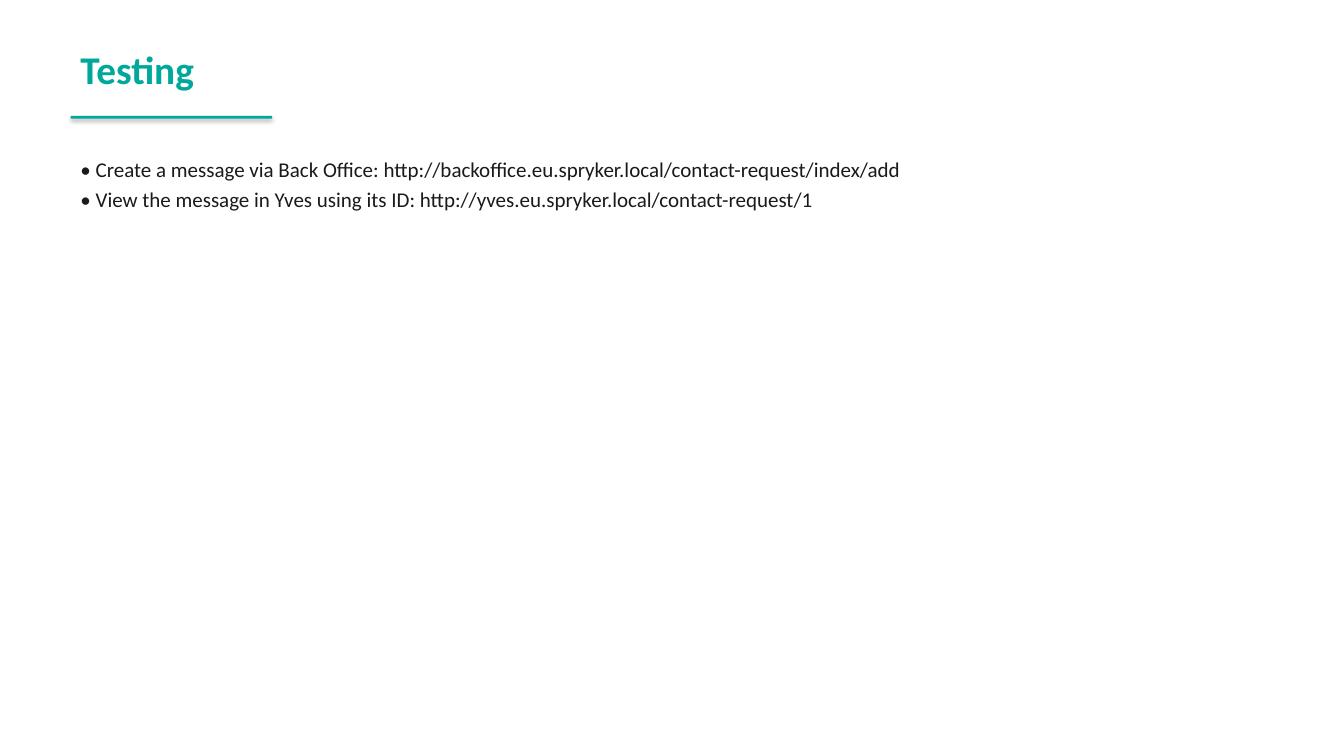
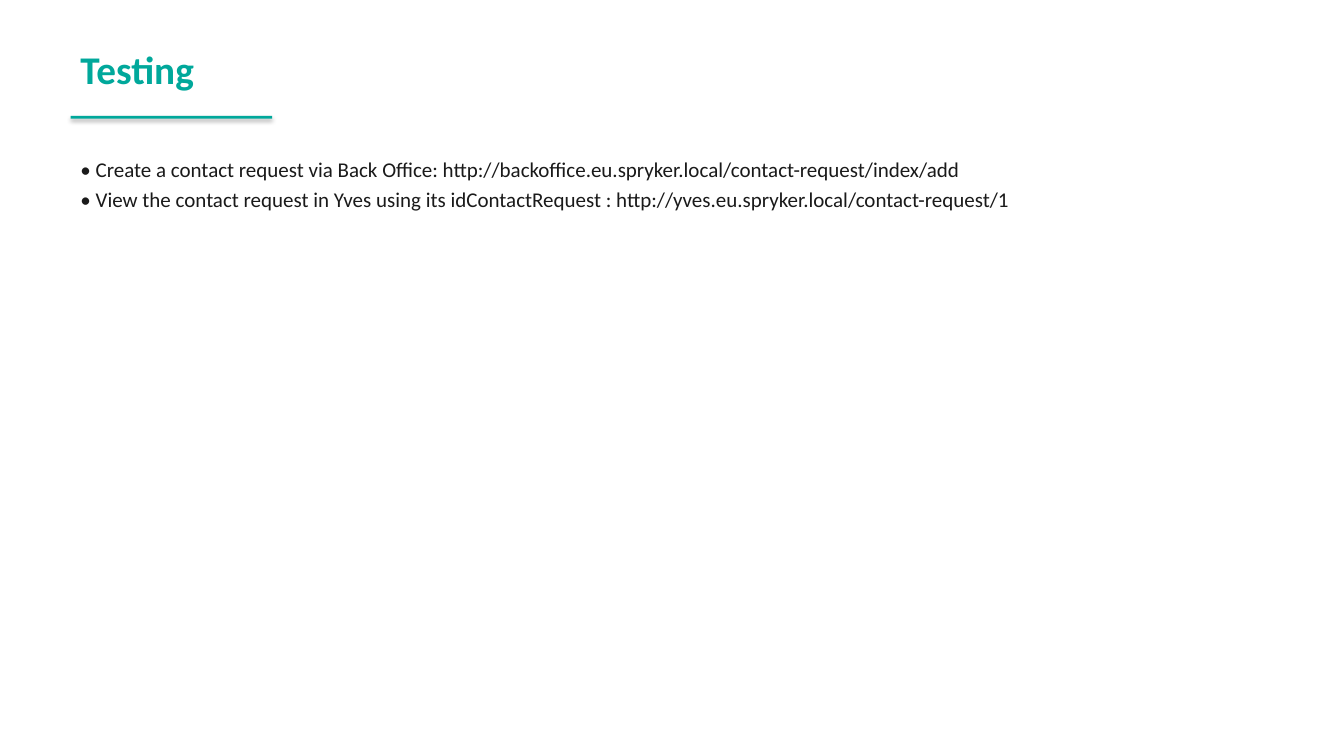
Before and after one commit to spryker-academy/instructor-exercises, a slide deck: slide 123 of guides-pptx/spryker-academy-fundamental.pptx. Drawn at 1344x756 pixels with LibreOffice and Linux fonts; fonts in the diff are those of the drawing. Boxes give left, top, right and bottom in pixels: in the first picture for what was removed or moved away, otherwise in the second. Text is boxed around its words. In the diff, an @@ line names an element or a change of style, - is before the commit and + after.

```diff
--- a/guides-pptx/spryker-academy-fundamental.pptx
+++ b/guides-pptx/spryker-academy-fundamental.pptx
@@ text at bbox=[96, 162, 1008, 211]: text changed @@
-• Create a message via Back Office: http://backoffice.eu.spryker.local/contact-request/index/add
-• View the message in Yves using its ID: http://yves.eu.spryker.local/contact-request/1
+• Create a contact request via Back Office: http://backoffice.eu.spryker.local/contact-request/index/add
+• View the contact request in Yves using its idContactRequest : http://yves.eu.spryker.local/contact-request/1
```
Also in this commit, not shown: 22 other slides changed, 2 other files.
